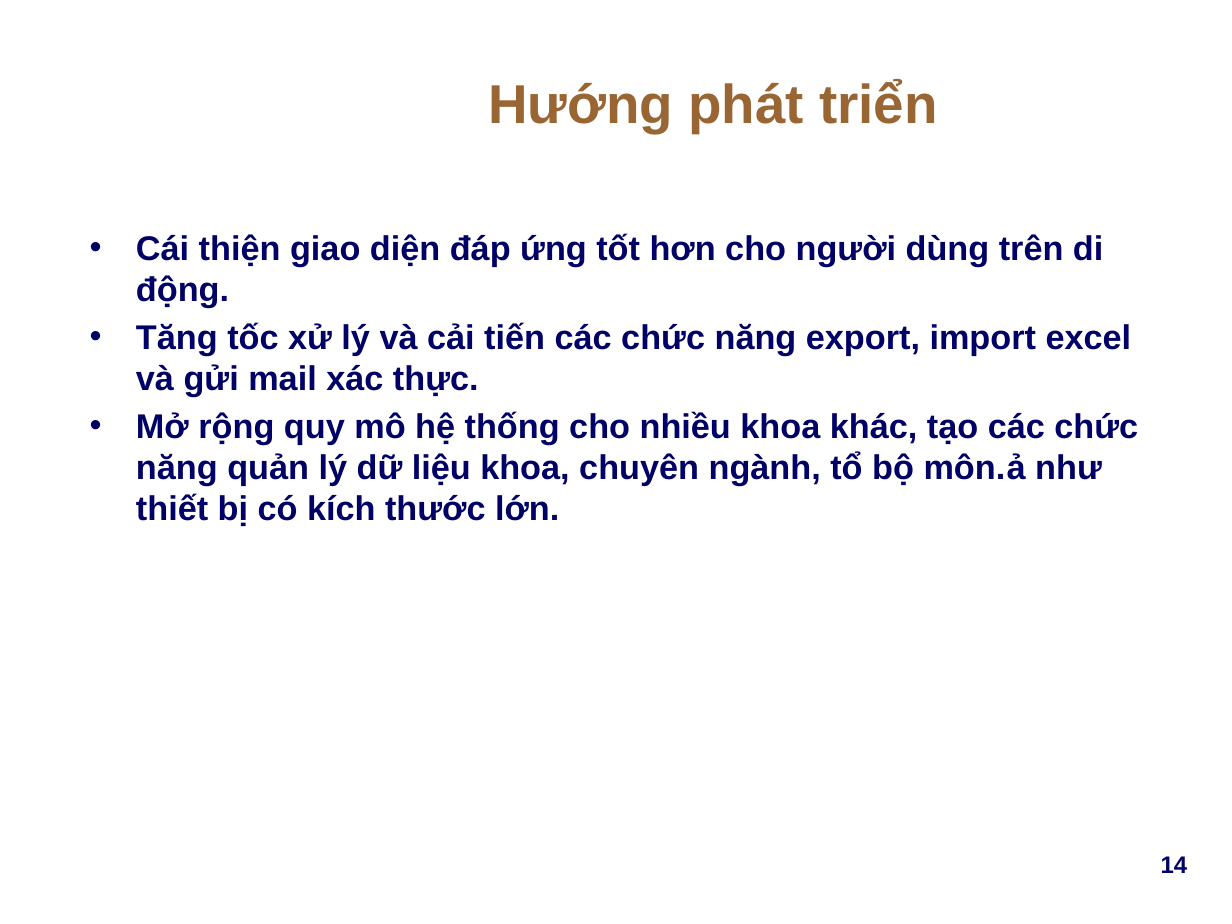
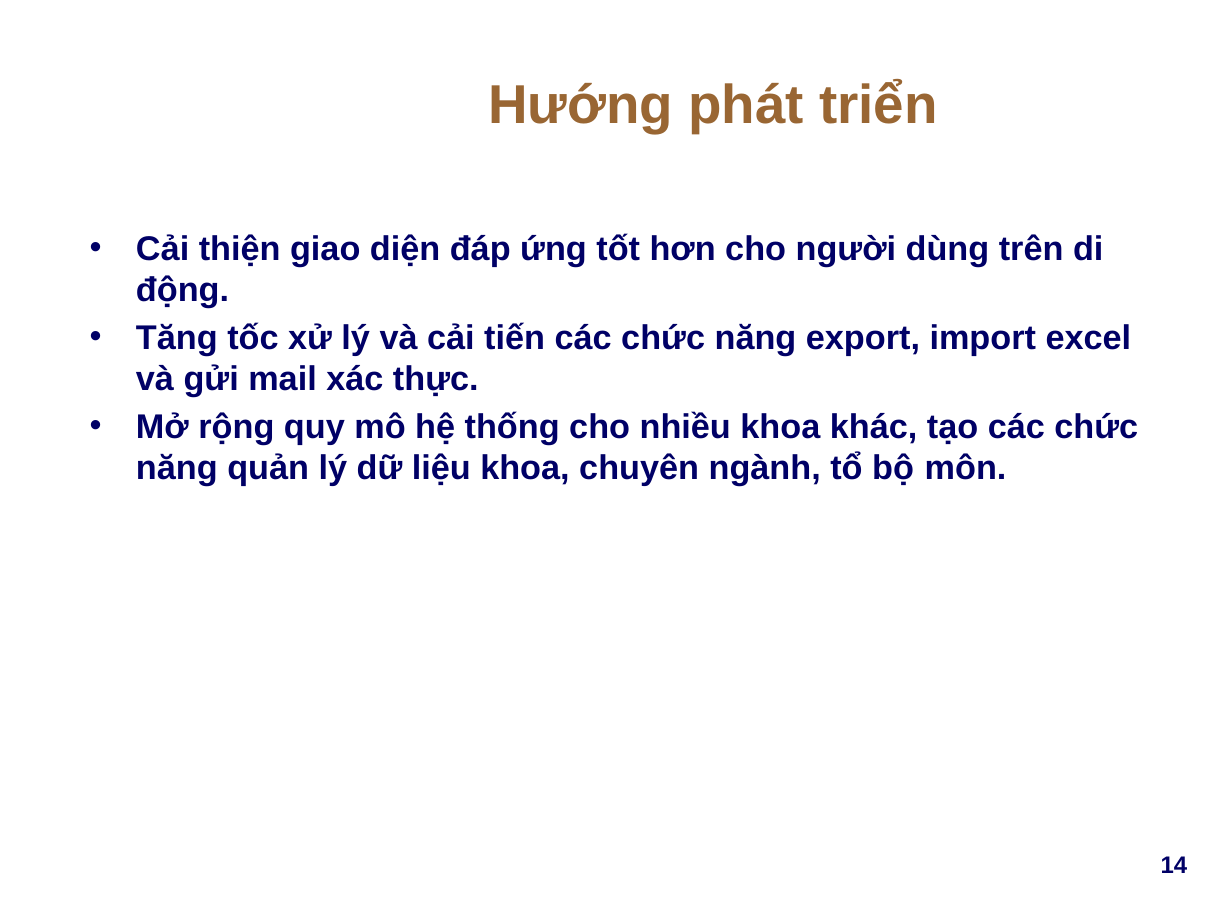
Before and after one commit to Webdien123/diem_danh_rfid, a slide deck: slide 14 of Docs/Report/DD_RFID_FinalReport_v1.0.pptx. Drawn at 1232x924 pixels with LibreOffice and Linux fonts; fonts in the diff are those of the drawing; background and template pictures are left out. Boxes give left, top, right and bottom in pixels: in the first picture for what was removed or moved away, otherwise in the second. Text is boxed around its words. In the diff, an @@ line names an element or a change of style, - is before the commit and + after.

```diff
--- a/Docs/Report/DD_RFID_FinalReport_v1.0.pptx
+++ b/Docs/Report/DD_RFID_FinalReport_v1.0.pptx
@@ text at <box>136,233,1103,308</box>: text changed @@
-• Cái thiện giao diện đáp ứng tốt hơn cho người dùng trên di động.
+• Cải thiện giao diện đáp ứng tốt hơn cho người dùng trên di động.
@@ text at <box>136,411,1138,486</box>: text changed @@
-• Mở rộng quy mô hệ thống cho nhiều khoa khác, tạo các chức năng quản lý dữ liệu khoa, chuyên ngành, tổ bộ môn.ả như thiết bị có kích thước lớn.
+• Mở rộng quy mô hệ thống cho nhiều khoa khác, tạo các chức năng quản lý dữ liệu khoa, chuyên ngành, tổ bộ môn.
```
Also in this commit, not shown: 2 other slides changed, 7 other files.
